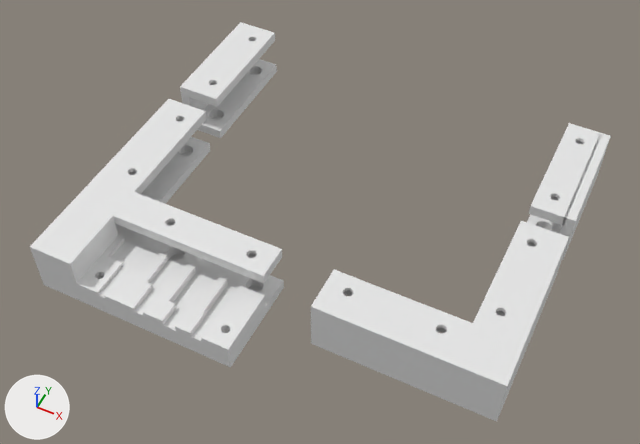
Before and after pictures for a commit that changed the Blender file pc-storage.blend.
Camera for both pictures: a 50 mm lens placed at (0.211, -0.336, 0.31), pointed at (0.092, -0.099, 0.013). The lights are fixed; the arrows at lower left show +X, +Y and +Z. The picture after the commit comes second.

Names of what the first picture shows: 'Plane.008', 'Plane.011', 'Plane.013', 'Plane.014', 'bottom', 'bottom.003', 'bottom.005', 'bottom.006', 'bottom.007', 'bottom.008', 'bottom.009', 'bottom.010', 'bottom.011', 'part-below.001' and 4 more.
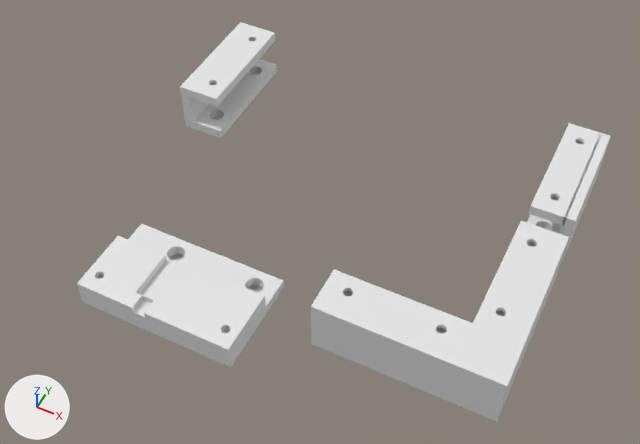
Not drawn themselves, but carrying or shaping drawn objects: ob_port_mic_connector_001, ob_port_power_line_001, ob_port_mic_line_001, ob_port_power_connector_001, ob_port_usb2_connector_001, ob_port_usb2_line_001, ob_port_usb1_connector_001, ob_port_usb1_line_001.

What changed in the scene script:
```text
Change ob_plane_011:
    add ob_plane_011.hide_set(True)  # wire or fog, not drawn
Change ob_plane_013:
    add ob_plane_013.hide_set(True)  # wire or fog, not drawn
Change ob_part_below_001:
    ob_part_below_001.location: (0.0529, -0.161, 0.0065) -> (0.0529, -0.161, 0.0195)
    remove _m = ob_part_below_001.modifiers.new('Boolean', 'BOOLEAN')
    remove _m.object = ob_port_power_line_001
    remove _m = ob_part_below_001.modifiers.new('Boolean.001', 'BOOLEAN')
    remove _m.object = ob_port_power_connector_001
    remove _m = ob_part_below_001.modifiers.new('Boolean.003', 'BOOLEAN')
    remove _m.object = ob_port_usb2_line_001
    remove _m = ob_part_below_001.modifiers.new('Boolean.005', 'BOOLEAN')
    remove _m.object = ob_port_usb2_connector_001
    remove _m = ob_part_below_001.modifiers.new('Boolean.006', 'BOOLEAN')
    remove _m.object = ob_port_mic_connector_001
    remove _m = ob_part_below_001.modifiers.new('Boolean.007', 'BOOLEAN')
    remove _m.object = ob_port_mic_line_001
    add _m = ob_part_below_001.modifiers.new('Boolean.005', 'BOOLEAN')
    add _m.object = ob_plane_013
    add _m.operation = 'UNION'
    add _m = ob_part_below_001.modifiers.new('Boolean', 'BOOLEAN')
    add _m.object = ob_bottom_003
    add _m.operation = 'UNION'
    add _m = ob_part_below_001.modifiers.new('Boolean.001', 'BOOLEAN')
    add _m.object = ob_bottom_007
    add _m.operation = 'UNION'
    add _m = ob_part_below_001.modifiers.new('Boolean.003', 'BOOLEAN')
    add _m.object = ob_plane_011
    add _m.operation = 'UNION'
    add _m = ob_part_below_001.modifiers.new('Boolean.006', 'BOOLEAN')
    add _m.object = ob_bottom_010
    add _m.operation = 'UNION'
    add ob_part_below_001.hide_set(True)
Remove ob_port_mic_connector_001:
    ob_port_mic_connector_001 = bpy.data.objects.new('port-mic-connector.001', me_cube_012)
Remove ob_port_power_line_001:
    ob_port_power_line_001 = bpy.data.objects.new('port-power-line.001', me_cube_014)
Remove ob_port_mic_line_001:
    ob_port_mic_line_001 = bpy.data.objects.new('port-mic-line.001', me_cube_015)
Remove ob_port_power_connector_001:
    ob_port_power_connector_001 = bpy.data.objects.new('port-power-connector.001', me_cube_021)
Remove ob_port_usb2_connector_001:
    ob_port_usb2_connector_001 = bpy.data.objects.new('port-usb2-connector.001', me_cube_022)
Remove ob_port_usb2_line_001:
    ob_port_usb2_line_001 = bpy.data.objects.new('port-usb2-line.001', me_cube_023)
Change ob_port_usb1_connector_001:
    ob_port_usb1_connector_001.location: (0.047, -0.154, 0.013) -> (0.047, -0.157, 0.013)
    ob_port_usb1_connector_001.scale: (1.64, 2.6, 0.861) -> (2.04, 3.65, 1.07)
Change ob_port_usb1_line_001:
    ob_port_usb1_line_001.location: (0.047, -0.169, 0.0129) -> (0.047, -0.176, 0.0129)
    ob_port_usb1_line_001.scale: (0.706, 2.21, 0.706) -> (0.918, 2.21, 0.918)
Change ob_bottom_003:
    add ob_bottom_003.hide_set(True)  # wire or fog, not drawn
Change ob_bottom_007:
    add ob_bottom_007.hide_set(True)  # wire or fog, not drawn
Change ob_bottom_010:
    add ob_bottom_010.hide_set(True)  # wire or fog, not drawn
Change ob_bottom_011:
    add ob_bottom_011.hide_set(True)  # wire or fog, not drawn
Add ob_part_below_002:
    ob_part_below_002 = bpy.data.objects.new('===part-below.002', me_cube_011.copy())  # the mesh of ob_part_below_001; modifiers BOOLEAN, BOOLEAN, BOOLEAN, BOOLEAN, BOOLEAN, BOOLEAN, BOOLEAN, BOOLEAN, BOOLEAN
    ob_part_below_002.location = (0.0529, -0.161, 0.0065)
    ob_part_below_002.scale = (2.47, 1.0, 0.433)
```

Boxes (x1, y1, x2, y2) around the edits, measured in the pictures (640 x 444 px):
'===part-below.002', shown, added: after (77, 223, 284, 367)
'part-below.001', deleted, hidden: before (77, 236, 266, 367)
'bottom.010', hidden: before (113, 192, 282, 284)
'bottom.007', hidden: before (83, 102, 206, 216)
'Plane.013', hidden: before (39, 204, 118, 302)
'bottom.011', hidden: before (126, 232, 284, 314)
'Plane.011', hidden: before (30, 99, 177, 289)
'bottom.003', hidden: before (115, 137, 210, 242)
